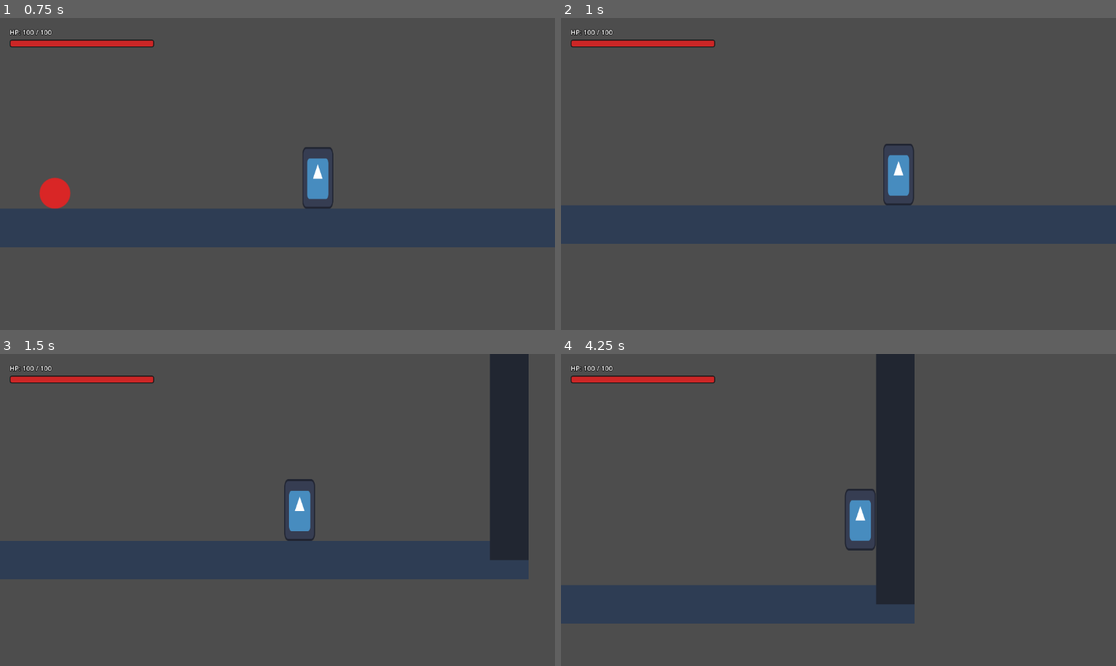
Above: before the commit, frames 1-4 (two rows, left to right).
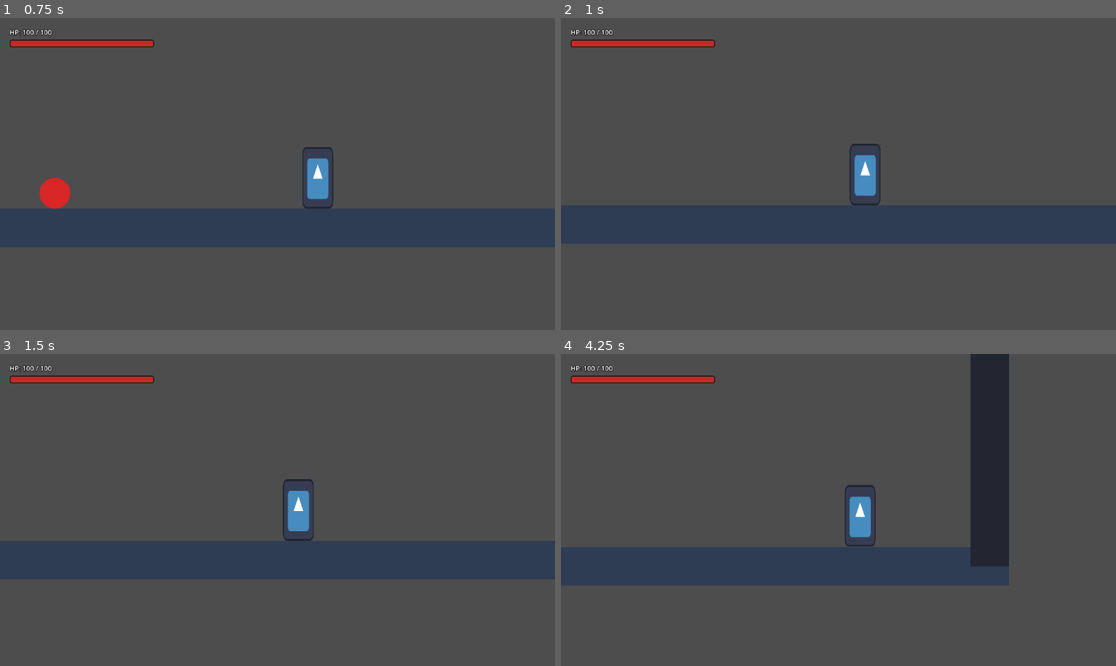
Above: after the commit, the same moments.

Repository: hikarirainbow/New-Project
Game: Godot game, scene res://scenes/levels/sandbox_level.tscn
The game is run twice, just before and just after one commit, with the same random seed, the same clock (stepped at 60 frames per second) and the same inputs. The engine's default icon, where the game draws it, is replaced by a stand-in: a white triangle on a blue panel in a dark square.
Inputs:
- Up to frame 1 (0.75 s): hold D (move_right) from 0.53 s (still down); tap Shift (dash) at 0.6 s
- Up to frame 2 (1 s): keep holding D (move_right); tap Space (jump) at 0.77 s
- Up to frame 3 (1.5 s): keep holding D (move_right); tap Shift (dash) at 1.35 s
- Up to frame 4 (4.25 s): tap Space (jump) at 1.52, 3.02, 3.77 s; release D (move_right) at 2.03 s; hold A (move_left) 2.03-2.78 s; tap Shift (dash) at 2.1, 2.85, 3.6 s; hold D (move_right) from 2.78 s (still down)

Frame 1 is identical in both runs. In frame 2, 1.4% of the frame differs, in the area x 51-64%, y 40-61%; in frame 3, 5.4%; in frame 4, 26%, in the area x 0-81%, y 0-87%.

Commit message:
tune: make player dash duration snappier (0.2 seconds total)

Diff:
--- a/scenes/player/player.gd
+++ b/scenes/player/player.gd
@@ -21,8 +21,8 @@
 
 # Các thông số của kỹ năng Dash (Lướt nhanh)
 const DASH_SPEED = SPEED * 3.0 # Tốc độ lướt gấp 3 lần bình thường (600 px/s)
-const DASH_DURATION = 0.5 # Tổng thời gian lướt
-const DASH_ACTIVE_DURATION = 0.45 # 9/10 thời gian đầu (0.45s) là lướt chủ động & miễn sát thương
+const DASH_DURATION = 0.2 # Tổng thời gian lướt (0.2 giây)
+const DASH_ACTIVE_DURATION = 0.18 # 9/10 thời gian đầu (0.18s) là lướt chủ động & miễn sát thương
 const DASH_COOLDOWN = 0.8 # Thời gian hồi chiêu
 var dash_timer = 0.0
 var dash_cooldown_timer = 0.0
